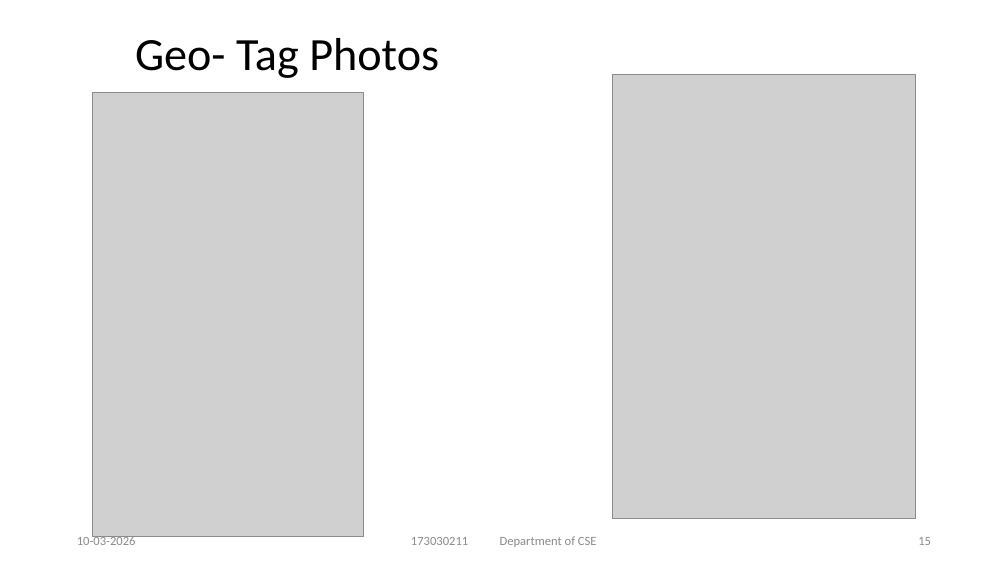
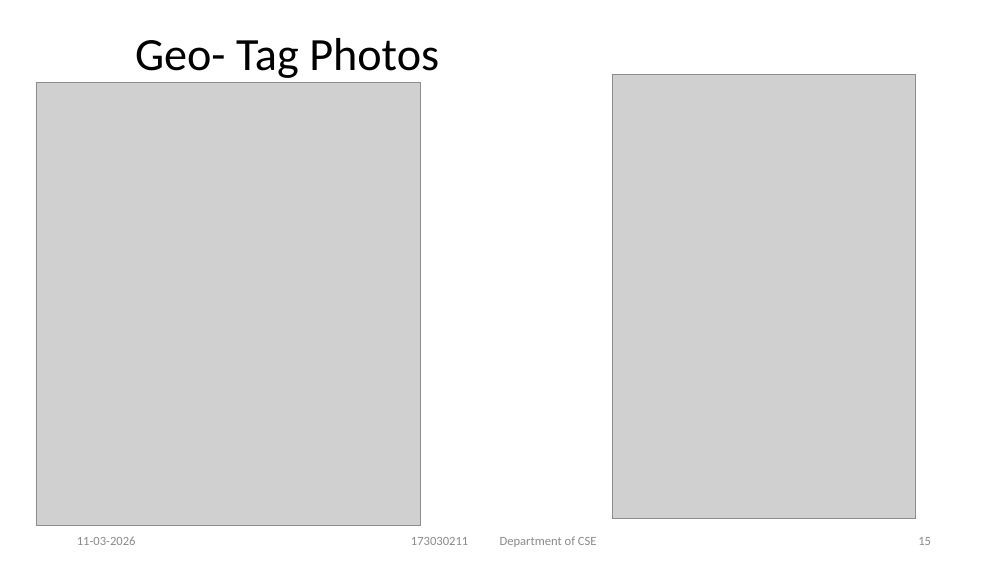
Before and after one commit to MannemMohanaAsmitha/Career-Compasss-for-Student-Dream, a slide deck: slide 15 of Career Compass for Student Dreams.pptx. Drawn at 1008x567 pixels with LibreOffice and Linux fonts; fonts in the diff are those of the drawing; grey boxes stand for pictures; background and template pictures are left out. Boxes give left, top, right and bottom in pixels: in the first picture for what was removed or moved away, otherwise in the second. Text is boxed around its words. In the diff, an @@ line names an element or a change of style, - is before the commit and + after.

```diff
--- a/Career Compass for Student Dreams.pptx
+++ b/Career Compass for Student Dreams.pptx
@@ picture: place and size @@
-picture at (92, 92, 363, 536)
+picture at (36, 82, 420, 526)
@@ text at (77, 536, 136, 545): text changed @@
-10-03-2026
+11-03-2026
```
Also in this commit, not shown: 15 other slides changed, 3 other files.
